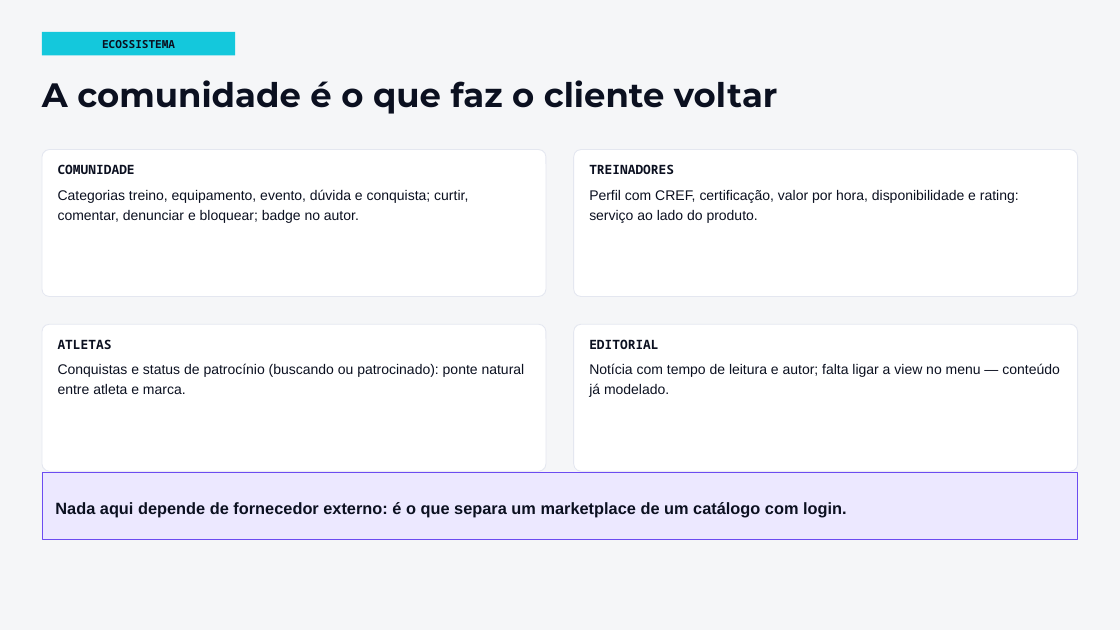
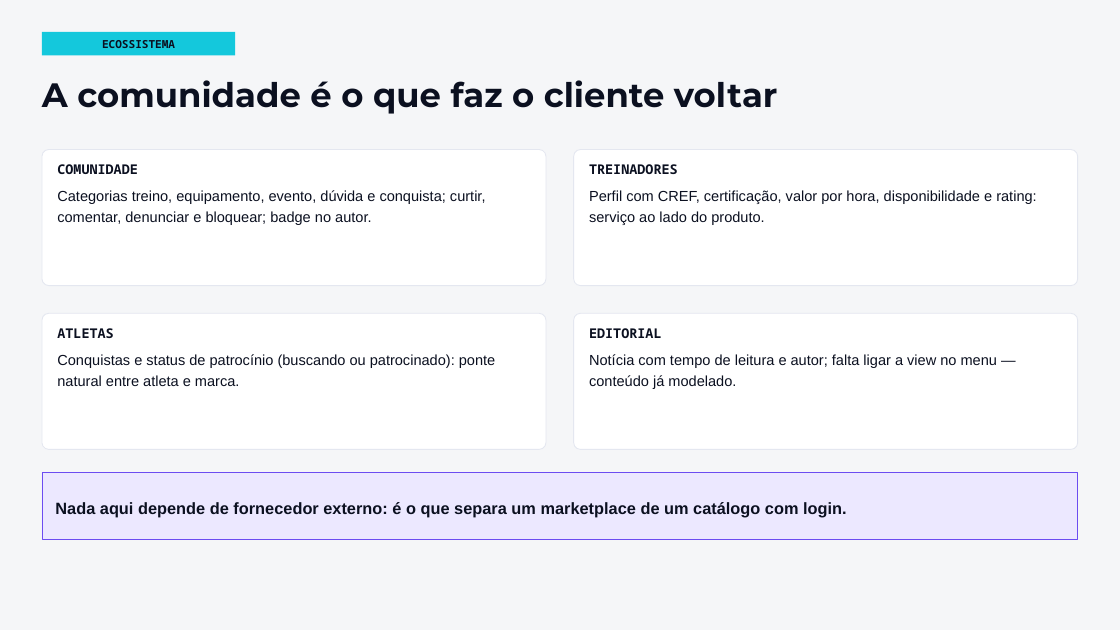
Before and after one commit to FeufeuP/-CoreMotion, a slide deck: slide 8 of docs/etapa-5/pessoa-4/apresentacao/CoreMotion-Pitch-animado.pptx. Drawn at 1120x630 pixels with LibreOffice and Linux fonts; fonts in the diff are those of the drawing. Boxes give left, top, right and bottom in pixels: in the first picture for what was removed or moved away, otherwise in the second. Text is boxed around its words. In the diff, an @@ line names an element or a change of style, - is before the commit and + after.

```diff
--- a/docs/etapa-5/pessoa-4/apresentacao/CoreMotion-Pitch-animado.pptx
+++ b/docs/etapa-5/pessoa-4/apresentacao/CoreMotion-Pitch-animado.pptx
@@ rounded rectangle "COMUNIDADE": place and size @@
-rounded rectangle "COMUNIDADE" at [42, 150, 546, 297]
+rounded rectangle "COMUNIDADE" at [42, 150, 546, 286]
@@ rounded rectangle "COMUNIDADE" at [42, 150, 546, 286]: size 11 to 11.5 pt in "COMUNIDADE"; size 12 to 12.5 pt @@
@@ rounded rectangle "TREINADORES": place and size @@
-rounded rectangle "TREINADORES" at [574, 150, 1078, 297]
+rounded rectangle "TREINADORES" at [574, 150, 1078, 286]
@@ rounded rectangle "TREINADORES" at [574, 150, 1078, 286]: size 11 to 11.5 pt in "TREINADORES"; size 12 to 12.5 pt in "Perfil com CREF, certificação, valor por hora, ..." @@
@@ rounded rectangle "ATLETAS": place and size @@
-rounded rectangle "ATLETAS" at [42, 324, 546, 471]
+rounded rectangle "ATLETAS" at [42, 313, 546, 450]
@@ rounded rectangle "ATLETAS" at [42, 313, 546, 450]: size 11 to 11.5 pt in "ATLETAS"; size 12 to 12.5 pt @@
@@ rounded rectangle "EDITORIAL": place and size @@
-rounded rectangle "EDITORIAL" at [574, 324, 1078, 471]
+rounded rectangle "EDITORIAL" at [574, 313, 1078, 450]
@@ rounded rectangle "EDITORIAL" at [574, 313, 1078, 450]: size 11 to 11.5 pt in "EDITORIAL"; size 12 to 12.5 pt in "Notícia com tempo de leitura e autor; ..." @@
```
Also in this commit, not shown: 10 other slides changed, 5 other files.
